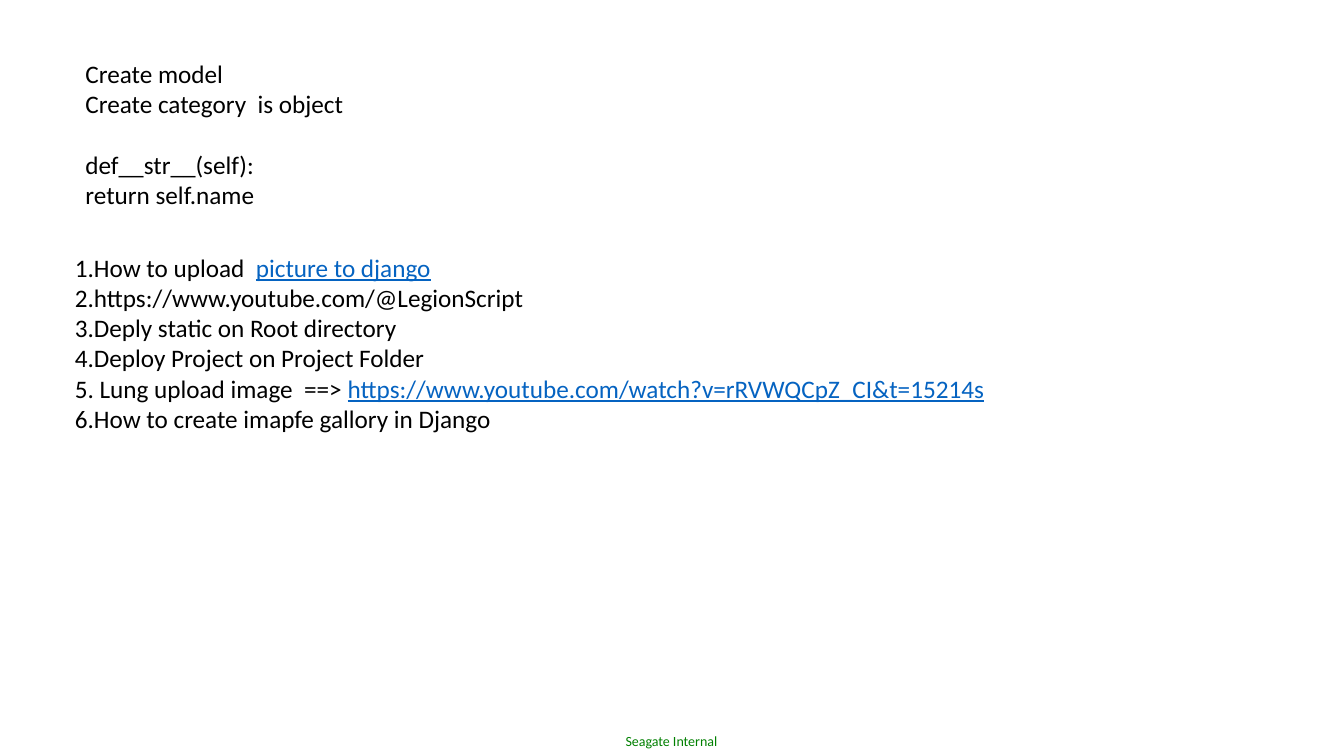
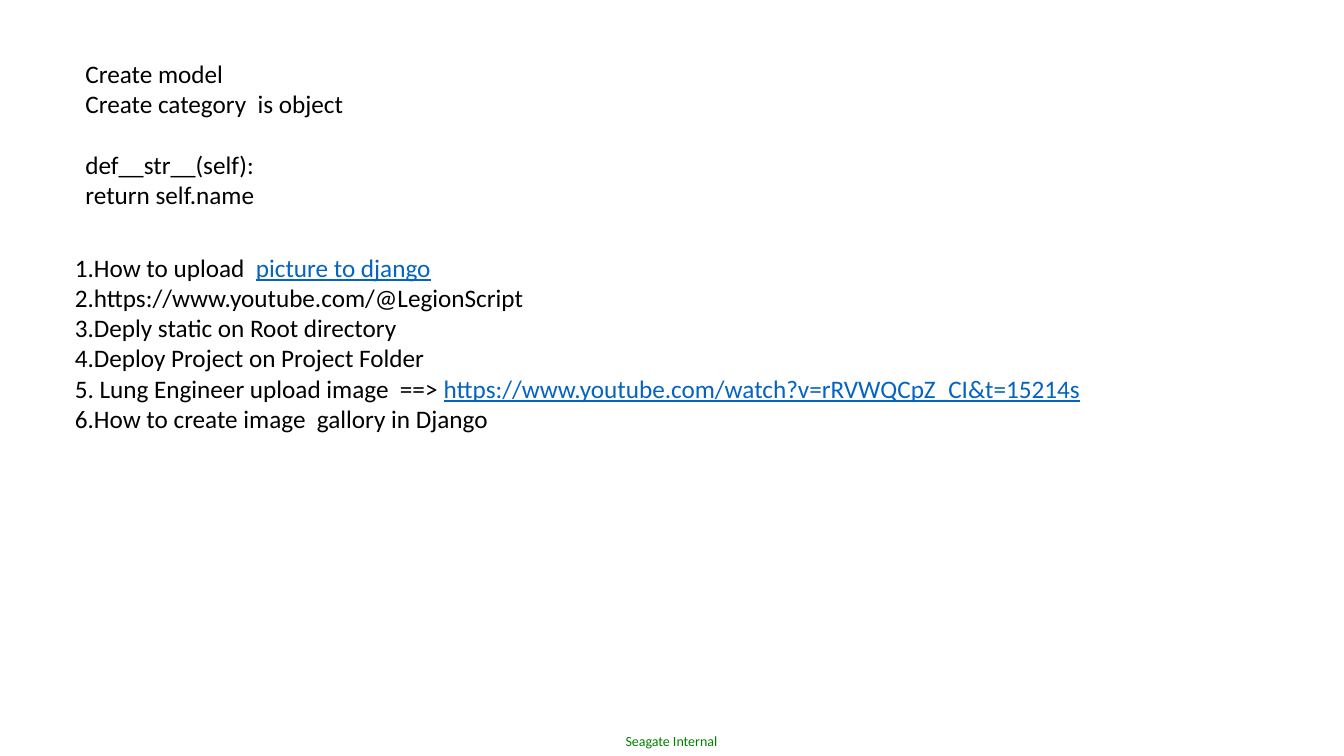
Before and after one commit to Witaya252525/Djanko_workshop, a slide deck: slide 9 of MEMO Djano Ecommerce_24.pptx. Drawn at 1344x756 pixels with LibreOffice and Linux fonts; fonts in the diff are those of the drawing. Boxes give left, top, right and bottom in pixels: in the first picture for what was removed or moved away, otherwise in the second. Text is boxed around its words. In the diff, an @@ line names an element or a change of style, - is before the commit and + after.

```diff
--- a/MEMO Djano Ecommerce_24.pptx
+++ b/MEMO Djano Ecommerce_24.pptx
@@ text at <box>75,380,1080,433</box>: text changed @@
-5. Lung upload image ==> https://www.youtube.com/watch?v=rRVWQCpZ_CI&t=15214s
-6.How to create imapfe gallory in Django
+5. Lung Engineer upload image ==> https://www.youtube.com/watch?v=rRVWQCpZ_CI&t=15214s
+6.How to create image gallory in Django
```
Also in this commit, not shown: 3 other slides changed, 4 slides added, 2 slides removed, 3 other files.
